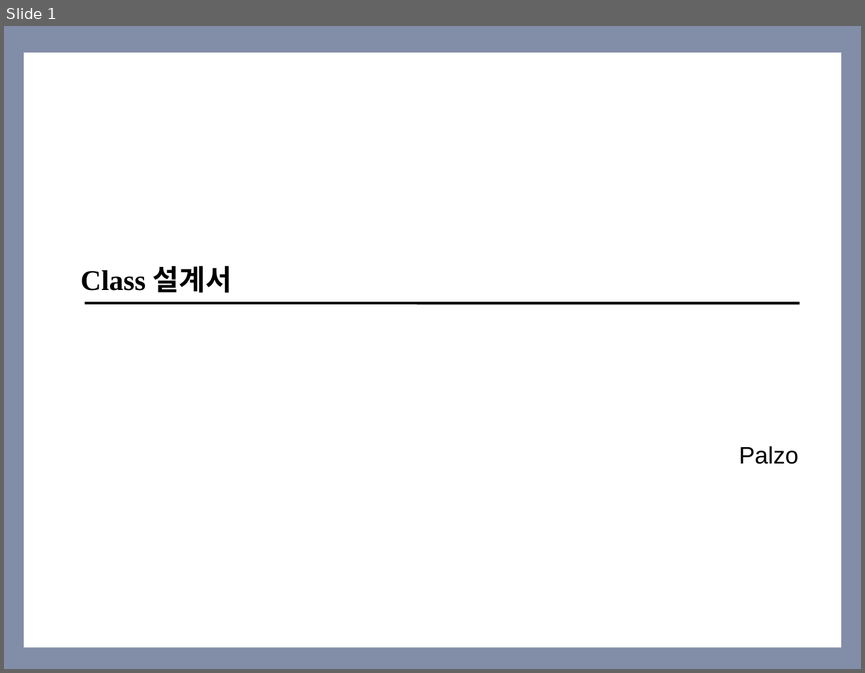
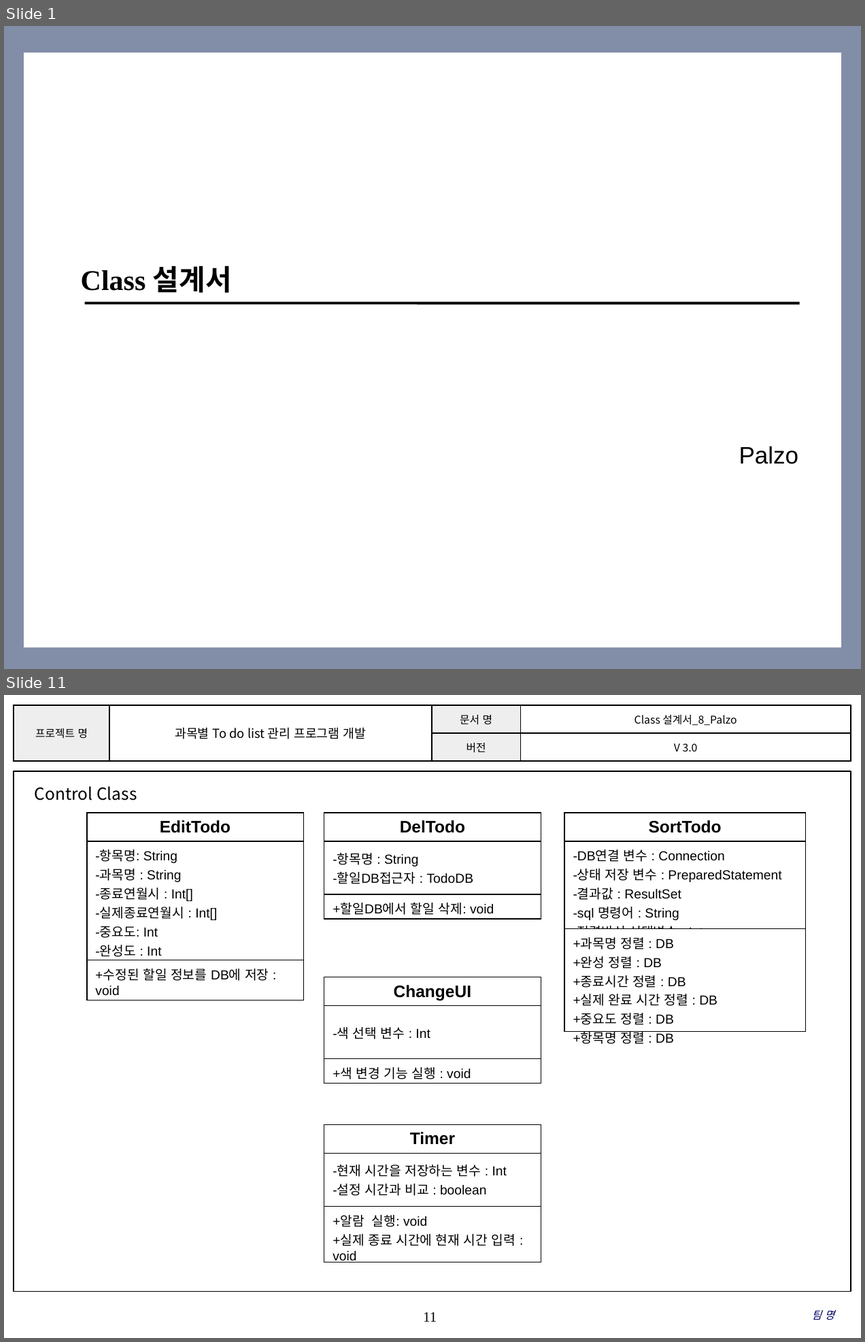
Before and after one commit to SMU-SE-Admin/18-1_8_PALZO_Doc, a slide deck: 03 설계/Class 설계서_8_Palzo.pptx. Shown one above the other, each under a label of ours: slide 1 before the commit, slides 1 and 11 after it; the slides between them are not shown. The pictures are 865x673 and 865x1342 pixels, drawn with LibreOffice and Linux fonts; fonts in the diff are those of the drawing; background and template pictures are left out. Boxes give left, top, right and bottom in pixels: in the first picture for what was removed or moved away, otherwise in the second. Text is boxed around its words. In the diff, an @@ line names an element or a change of style, - is before the commit and + after.

Commit message:
#1101 Class 설계서 작성
클래스 속성 및 메소드 한글화, 수정
에러 UI 클래스 추가

```diff
--- a/03 설계/Class 설계서_8_Palzo.pptx
+++ b/03 설계/Class 설계서_8_Palzo.pptx
@@ slide 11 added at (4,695,861,1338), background #FFFFFF @@
@@ table added at (14,705,851,761), 2 rows, 4 columns @@
+프로젝트 명 | 과목별 To do list 관리 프로그램 개발 | 문서 명 | Class 설계서_8_Palzo
+ |  | 버전 | V 3.0
@@ rectangle added at (14,771,851,1291), outline #000000 0.75 pt @@
@@ text added at (35,786,137,800), 14 pt, text #000000 @@
+Control Class
@@ table added at (87,813,304,999), 3 rows, 1 columns @@
+EditTodo
+-항목명: String / -과목명 : String / -종료연월시 : Int[] / -실제종료연월시 : Int[] / -중요도: Int / -완성도 : Int / -할일DB접근자: TodoDB
++수정된 할일 정보를 DB에 저장 : void
@@ table added at (324,813,541,919), 3 rows, 1 columns @@
+DelTodo
+-항목명 : String / -할일DB접근자 : TodoDB
++할일DB에서 할일 삭제: void
@@ table added at (564,813,805,1047), 3 rows, 1 columns @@
+SortTodo
+-DB연결 변수 : Connection / -상태 저장 변수 : PreparedStatement / -결과값 : ResultSet / -sql 명령어 : String / -정렬방식 선택변수 : Int
++과목명 정렬 : DB / +완성 정렬 : DB / +종료시간 정렬 : DB / +실제 완료 시간 정렬 : DB / +중요도 정렬 : DB / +항목명 정렬 : DB
@@ table added at (324,977,541,1083), 3 rows, 1 columns @@
+ChangeUI
+-색 선택 변수 : Int
++색 변경 기능 실행 : void
@@ table added at (324,1124,541,1265), 3 rows, 1 columns @@
+Timer
+-현재 시간을 저장하는 변수 : Int / -설정 시간과 비교 : boolean
++알람 실행: void / +실제 종료 시간에 현재 시간 입력 : void
@@ page number added at (423,1312,436,1321), 12 pt, text #000000 @@
+11
@@ text added at (811,1310,834,1320), 9 pt, text #000066, italic @@
+팀 명
```
Also in this commit, not shown: 11 slides changed, 1 other slide added, 2 slides removed.
